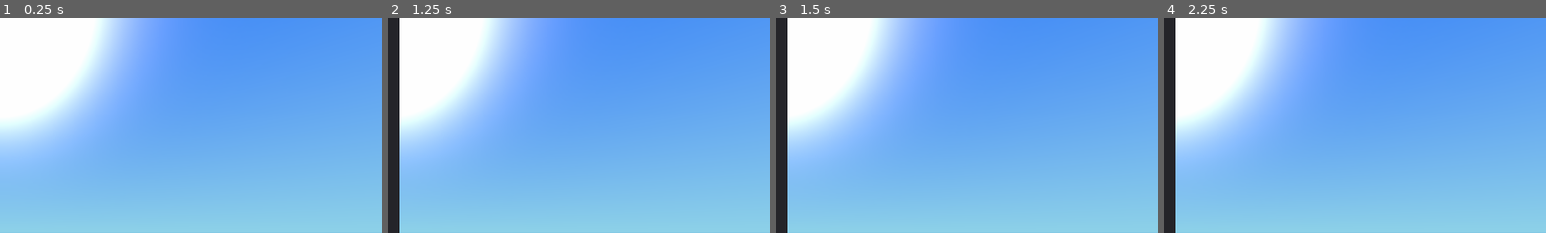
Above: before the commit, frames 1-4 (left to right).
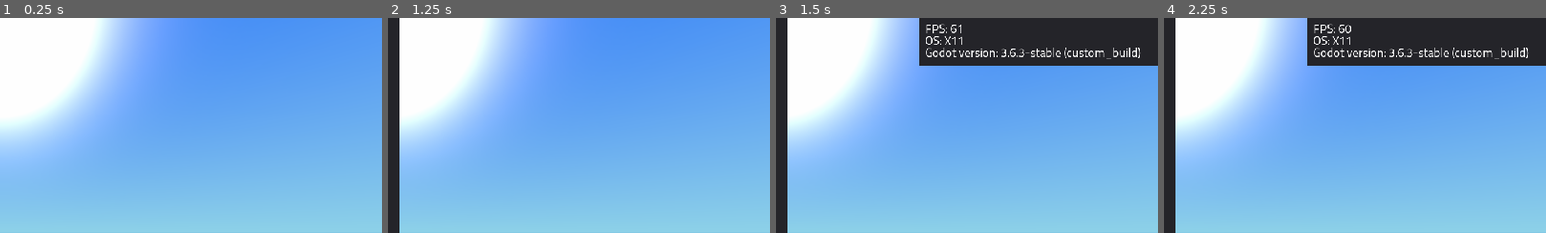
Above: after the commit, the same moments.

Repository: duckinator/keress
Game: Godot game, scene res://menus/Main_Menu.tscn
Same seed, same stepped clock (60 frames per second), same inputs: the game is played once before the commit and once after it. Before the commit the project has no main scene; this scene is started directly in both runs.
Inputs:
- Up to frame 1 (0.25 s): no input
- Up to frame 2 (1.25 s): click "Settings" at 0.5 s
- Up to frame 3 (1.5 s): click "Debug Display" at 1.25 s
- Up to frame 4 (2.25 s): click "V-Sync" at 2 s
The pictures show only the part of the screen within x 50-100%, y 0-50%; the shares and areas given below are measured in that part.

Frames 1-2 are identical in both runs. In frame 3, 14% of the frame differs, in the area x 37-100%, y 0-23%; in frame 4, 14%.

Commit message:
yay debug display

Diff:
--- a/src/Globals.gd
+++ b/src/Globals.gd
@@ -1,15 +1,22 @@
 extends Node
 
-# class member variables go here, for example:
-# var a = 2
-# var b = "textvar"
+const MENU_SCENE = preload("res://menus/Main_Menu.tscn")
+const DEBUG_SCENE = preload("res://menus/Debug_Display.tscn")
+var canvas_layer
+var debug_display = null
 
 func _ready():
-	# Called when the node is added to the scene for the first time.
-	# Initialization here
+	canvas_layer = CanvasLayer.new()
+	add_child(canvas_layer)
+
+func _process(delta):
 	pass
 
-#func _process(delta):
-#	# Called every frame. Delta is time since last frame.
-#	# Update game logic here.
-#	pass
+func set_debug(debug_on):
+	if debug_on:
+		if debug_display == null:
+			debug_display = DEBUG_SCENE.instance()
+			canvas_layer.add_child(debug_display)
+	elif debug_display:
+		debug_display.queue_free()
+		debug_display = null
--- /dev/null
+++ b/src/menus/Debug_Display.gd
@@ -0,0 +1,8 @@
+extends Control
+
+func _ready():
+	$Panel/Label_OS.text = "OS: " + OS.get_name()
+	$Panel/Label_Engine.text = "Godot version: " + Engine.get_version_info()["string"]
+
+func _process(delta):
+	$Panel/Label_FPS.text = "FPS: " + str(Engine.get_frames_per_second())
--- /dev/null
+++ b/src/menus/Debug_Display.tscn
@@ -0,0 +1,132 @@
+[gd_scene load_steps=6 format=2]
+
+[ext_resource path="res://menus/Debug_Display.gd" type="Script" id=1]
+[ext_resource path="res://fonts/Titillium-Regular.otf" type="DynamicFontData" id=2]
+
+[sub_resource type="DynamicFont" id=1]
+
+size = 20
+use_mipmaps = false
+use_filter = false
+font_data = ExtResource( 2 )
+_sections_unfolded = [ "Font", "Settings" ]
+
+[sub_resource type="DynamicFont" id=2]
+
+size = 20
+use_mipmaps = false
+use_filter = false
+font_data = ExtResource( 2 )
+_sections_unfolded = [ "Font", "Settings" ]
+
+[sub_resource type="DynamicFont" id=3]
+
+size = 20
+use_mipmaps = false
+use_filter = false
+font_data = ExtResource( 2 )
+_sections_unfolded = [ "Font", "Settings" ]
+
+[node name="Debug_Display" type="Control" index="0"]
+
+anchor_left = 0.0
+anchor_top = 0.0
+anchor_right = 0.0
+anchor_bottom = 0.0
+margin_right = 40.0
+margin_bottom = 40.0
+rect_pivot_offset = Vector2( 0, 0 )
+rect_clip_content = false
+mouse_filter = 0
+mouse_default_cursor_shape = 0
+size_flags_horizontal = 1
+size_flags_vertical = 1
+script = ExtResource( 1 )
+
+[node name="Panel" type="Panel" parent="." index="0"]
+
+anchor_left = 0.0
+anchor_top = 1.0
+anchor_right = 1.0
+anchor_bottom = 1.0
+margin_left = 880.0
+margin_top = -40.0
+margin_right = 1240.0
+margin_bottom = 40.0
+rect_pivot_offset = Vector2( 0, 0 )
+rect_clip_content = false
+mouse_filter = 0
+mouse_default_cursor_shape = 0
+size_flags_horizontal = 1
+size_flags_vertical = 1
+_sections_unfolded = [ "Rect" ]
+
+[node name="Label_FPS" type="Label" parent="Panel" index="0"]
+
+anchor_left = 0.0
+anchor_top = 0.0
+anchor_right = 0.0
+anchor_bottom = 0.0
+margin_left = 10.0
+margin_top = 10.0
+margin_right = 275.0
+margin_bottom = 30.0
+rect_pivot_offset = Vector2( 0, 0 )
+rect_clip_content = false
+mouse_filter = 2
+mouse_default_cursor_shape = 0
+size_flags_horizontal = 1
+size_flags_vertical = 4
+custom_fonts/font = SubResource( 1 )
+text = "FPS: ???"
+valign = 1
+percent_visible = 1.0
+lines_skipped = 0
+max_lines_visible = -1
+_sections_unfolded = [ "Rect", "custom_fonts" ]
+
+[node name="Label_OS" type="Label" parent="Panel" index="1"]
+
+anchor_left = 0.0
+anchor_top = 0.0
+anchor_right = 0.0
+anchor_bottom = 0.0
+margin_left = 10.0
+margin_top = 30.0
+margin_right = 275.0
+margin_bottom = 50.0
+rect_pivot_offset = Vector2( 0, 0 )
+rect_clip_content = false
+mouse_filter = 2
+mouse_default_cursor_shape = 0
+size_flags_horizontal = 1
+size_flags_vertical = 4
+custom_fonts/font = SubResource( 2 )
+text = "OS: ???"
+percent_visible = 1.0
+lines_skipped = 0
+max_lines_visible = -1
+_sections_unfolded = [ "Rect", "custom_fonts" ]
+
+[node name="Label_Engine" type="Label" parent="Panel" index="2"]
+
+anchor_left = 0.0
+anchor_top = 0.0
+anchor_right = 0.0
+anchor_bottom = 0.0
+margin_left = 10.0
+margin_top = 50.0
+margin_right = 275.0
+margin_bottom = 70.0
+rect_pivot_offset = Vector2( 0, 0 )
+rect_clip_content = false
+mouse_filter = 2
+mouse_default_cursor_shape = 0
+size_flags_horizontal = 1
+size_flags_vertical = 4
+custom_fonts/font = SubResource( 3 )
+text = "Godot version: ???"
+percent_visible = 1.0
+lines_skipped = 0
+max_lines_visible = -1
+_sections_unfolded = [ "Rect", "custom_fonts" ]
--- a/src/menus/Main_Menu.gd
+++ b/src/menus/Main_Menu.gd
@@ -22,6 +22,8 @@
 	$Panels/Settings/CheckButton_VSync.pressed = Settings.fetch("vsync", true)
 	$Panels/Settings/CheckButton_Fullscreen.pressed = Settings.fetch("fullscreen", false)
 	$Panels/Settings/CheckButton_Debug.pressed = Settings.fetch("debug", false)
+
+	Globals.set_debug($Panels/Settings/CheckButton_Debug.pressed)
 
 	#$Panels/Settings/HSlider_Joypad_Sensitivity = Globals.joypad_sensitivity
 	#$Panels/Settings/HSlider_Mouse_Sensitivity = Globals.mouse_sensitivity
@@ -55,7 +57,9 @@
 	Settings.store("vsync", $Panels/Settings/CheckButton_VSync.pressed)
 
 func toggle_fullscreen():
-	Settings.store("fullscreen", $Panels/Settings/CheckButton_VSync.pressed)
+	Settings.store("fullscreen", $Panels/Settings/CheckButton_Fullscreen.pressed)
 
 func toggle_debug():
-	Settings.store("debug", $Panels/Settings/CheckButton_VSync.pressed)
+	var debug = $Panels/Settings/CheckButton_Debug.pressed
+	Settings.store("debug", debug)
+	Globals.set_debug(debug)
--- a/src/menus/Main_Menu.tscn
+++ b/src/menus/Main_Menu.tscn
@@ -91,7 +91,7 @@
 font_data = ExtResource( 2 )
 _sections_unfolded = [ "Font", "Settings" ]
 
-[node name="Main_Menu" type="Control" index="0"]
+[node name="Main_Menu" type="Control"]
 
 anchor_left = 0.0
 anchor_top = 0.0
--- a/src/project.godot
+++ b/src/project.godot
@@ -11,6 +11,7 @@
 [application]
 
 config/name="Keress"
+run/main_scene="res://menus/Main_Menu.tscn"
 config/icon="res://icon.png"
 
 [autoload]
